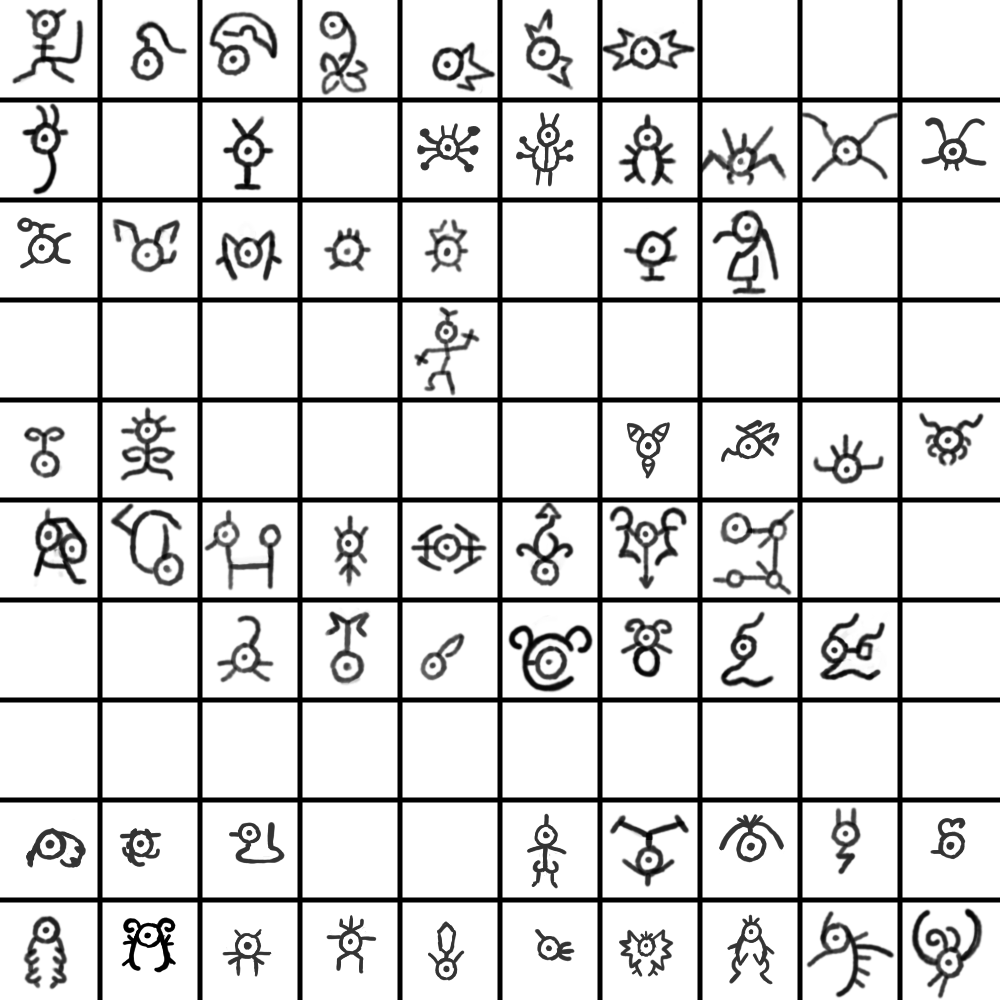
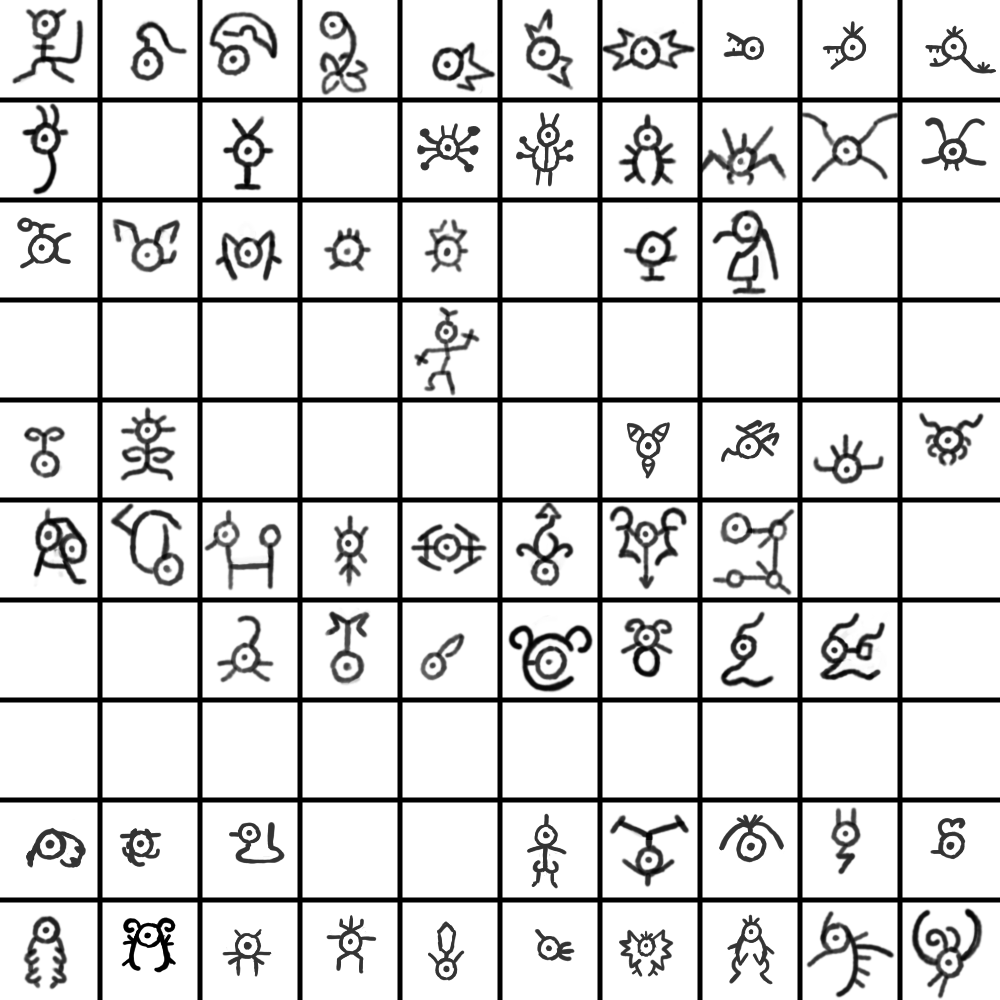
Comparing the layer stacks of the two (1000, 1000) images. Changes:
painted on "Paint Layer 1" over 723, 21, 996, 74
